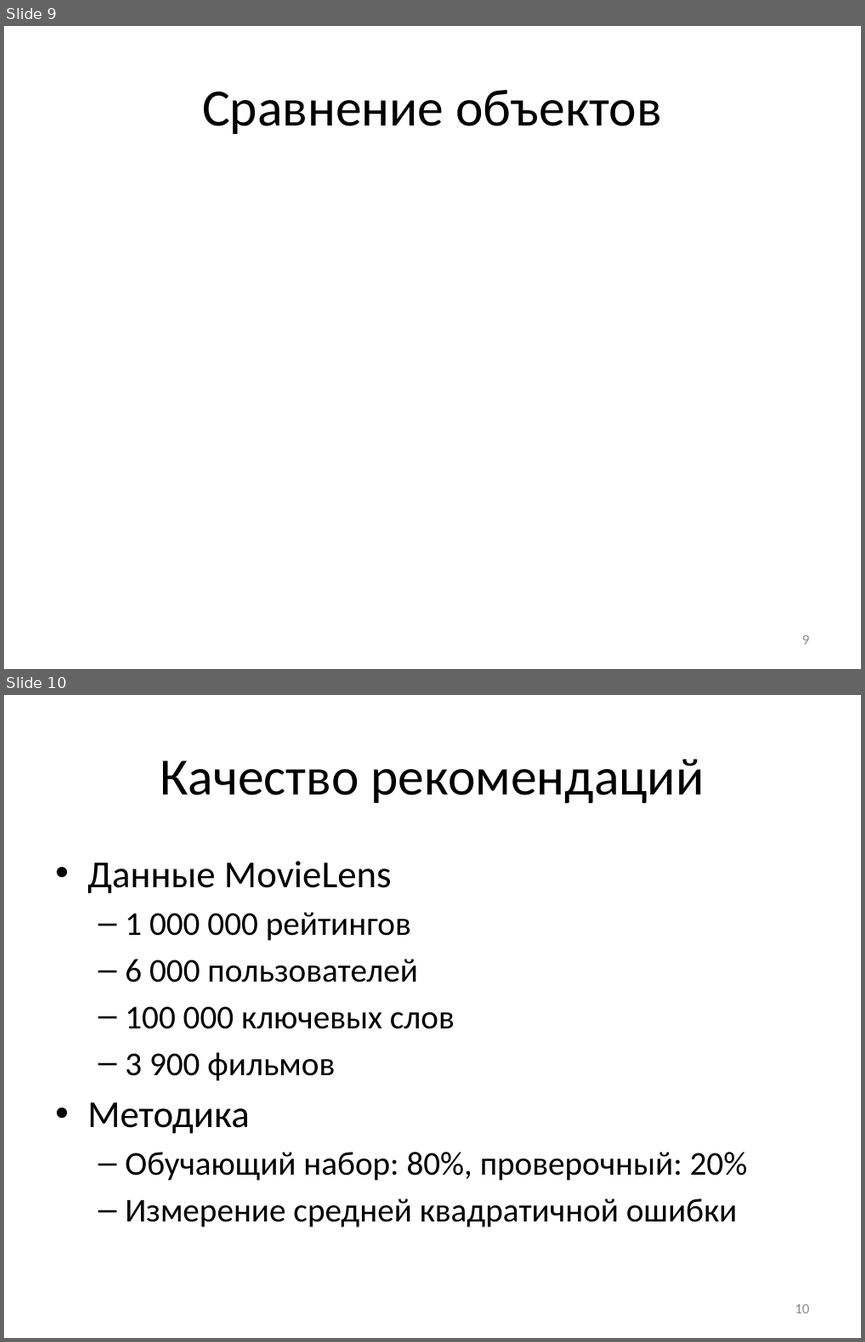
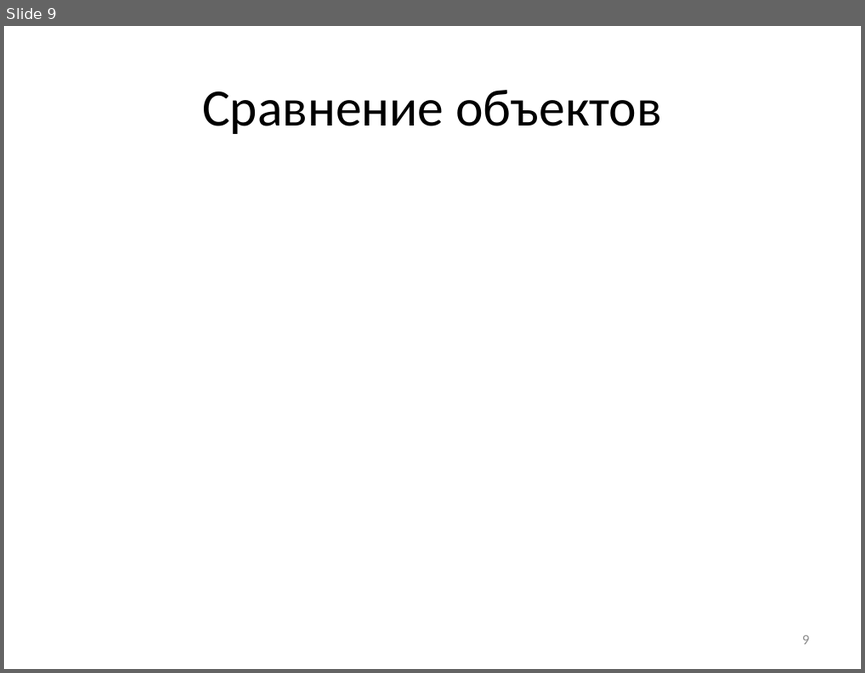
Before and after one commit to Otann/diploma, a slide deck: slides.pptx. Shown one above the other, each under a label of ours: slides 9 and 10 before the commit, slide 9 after it. The pictures are 865x1342 and 865x673 pixels, drawn with LibreOffice and Linux fonts; fonts in the diff are those of the drawing; grey boxes stand for pictures. Boxes give left, top, right and bottom in pixels: in the first picture for what was removed or moved away, otherwise in the second. Text is boxed around its words. In the diff, an @@ line names an element or a change of style, - is before the commit and + after.

```diff
--- a/slides.pptx
+++ b/slides.pptx
@@ slide 10 removed at (4,695,861,1338), background #FFFFFF @@
@@ title removed at (160,759,704,803) @@
-Качество рекомендаций
@@ text removed at (87,861,748,1227) @@
-• Данные MovieLens
-  – 1 000 000 рейтингов
-  – 6 000 пользователей
-  – 100 000 ключевых слов
-  – 3 900 фильмов
-• Методика
-  – Обучающий набор: 80%, проверочный: 20%
-  – Измерение средней квадратичной ошибки
@@ page number removed at (794,1304,809,1313) @@
-10
```
Also in this commit, not shown: 4 slides changed, 3 other files.
